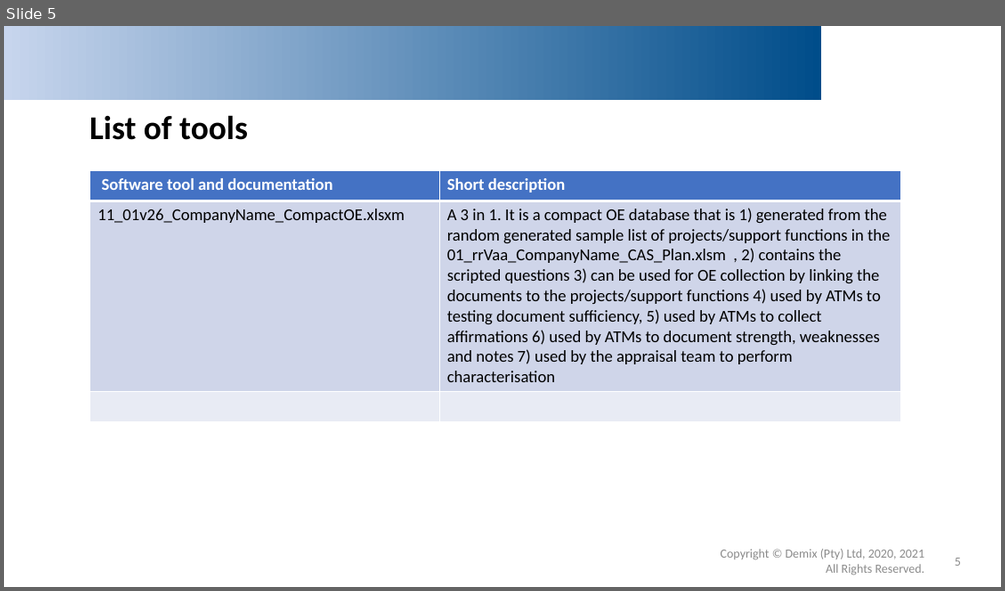
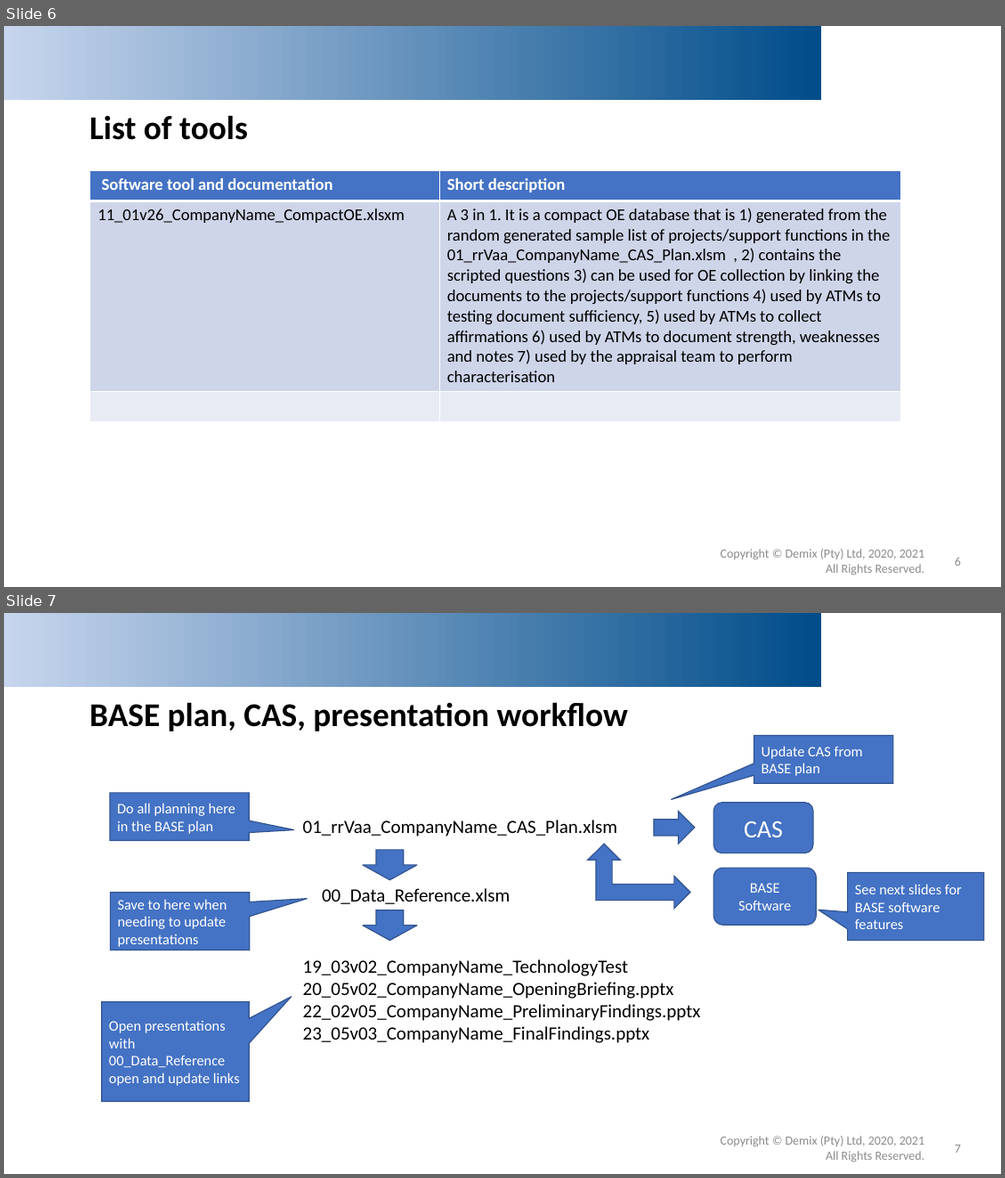
Before and after one commit to DemixTech/CMMITools, a slide deck: 02_Overview.pptx. Shown one above the other, each under a label of ours: slide 5 before the commit, slides 6 and 7 after it. The pictures are 1005x591 and 1005x1178 pixels, drawn with LibreOffice and Linux fonts; fonts in the diff are those of the drawing; background and template pictures are left out. Boxes give left, top, right and bottom in pixels: in the first picture for what was removed or moved away, otherwise in the second. Text is boxed around its words. In the diff, an @@ line names an element or a change of style, - is before the commit and + after.

```diff
--- a/02_Overview.pptx
+++ b/02_Overview.pptx
@@ slide 7 added at bbox=[4, 613, 1001, 1174], background #FFFFFF; not listed: 3 template elements that a slide beside it also shows @@
@@ title added at bbox=[89, 702, 628, 731], 32 pt, text #000000, bold @@
+BASE plan, CAS, presentation workflow
@@ speech box added at bbox=[754, 736, 893, 784], fill #4472C4, outline #325491 1 pt, 14 pt, text #FFFFFF @@
+Update CAS from BASE plan
@@ speech box added at bbox=[110, 793, 250, 840], fill #4472C4, outline #325491 1 pt, 14 pt, text #FFFFFF @@
+Do all planning here in the BASE plan
@@ text added at bbox=[303, 819, 617, 836], 18 pt, text #000000 @@
+01_rrVaa_CompanyName_CAS_Plan.xlsm
@@ down arrow added at bbox=[654, 811, 695, 844], fill #4472C4, outline #325491 1 pt @@
@@ rounded rectangle added at bbox=[713, 803, 813, 853], fill #4472C4, outline #325491 1 pt, 24 pt, text #FFFFFF @@
+CAS
@@ down arrow added at bbox=[362, 850, 417, 880], fill #4472C4, outline #325491 1 pt @@
@@ left up arrow added at bbox=[588, 844, 690, 908], fill #4472C4, outline #325491 1 pt @@
@@ rounded rectangle added at bbox=[713, 868, 816, 925], fill #4472C4, outline #325491 1 pt, 14 pt, text #FFFFFF @@
+BASE Software
@@ speech box added at bbox=[848, 873, 984, 941], fill #4472C4, outline #325491 1 pt, 14 pt, text #FFFFFF @@
+See next slides for BASE software features
@@ speech box added at bbox=[110, 892, 250, 950], fill #4472C4, outline #325491 1 pt, 14 pt, text #FFFFFF @@
+Save to here when needing to update presentations
@@ text added at bbox=[322, 888, 510, 904], 18 pt, text #000000 @@
+00_Data_Reference.xlsm
@@ down arrow added at bbox=[362, 910, 417, 940], fill #4472C4, outline #325491 1 pt @@
@@ text added at bbox=[303, 959, 701, 1043], 18 pt, text #000000 @@
+19_03v02_CompanyName_TechnologyTest
+20_05v02_CompanyName_OpeningBriefing.pptx
+22_02v05_CompanyName_PreliminaryFindings.pptx
+23_05v03_CompanyName_FinalFindings.pptx
@@ speech box added at bbox=[102, 1002, 250, 1102], fill #4472C4, outline #325491 1 pt, 14 pt, text #FFFFFF @@
+Open presentations with 00_Data_Reference open and update links
@@ what was slide 5 is now slide 6 @@
@@ page number at bbox=[955, 556, 961, 565]: text changed @@
-5
+6
```
Also in this commit, not shown: 5 slides changed, 1 other slide added, 59 other files.
